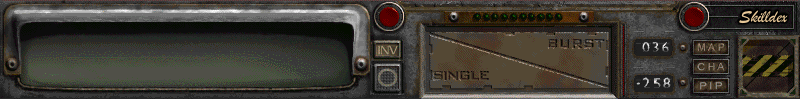
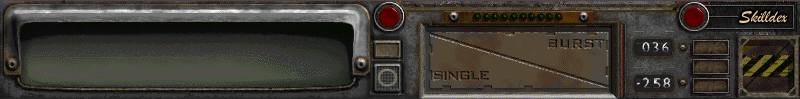
Layer changes from the first 800x99 image to the second:
painted on "Layer 0" over [377, 40, 726, 94]
